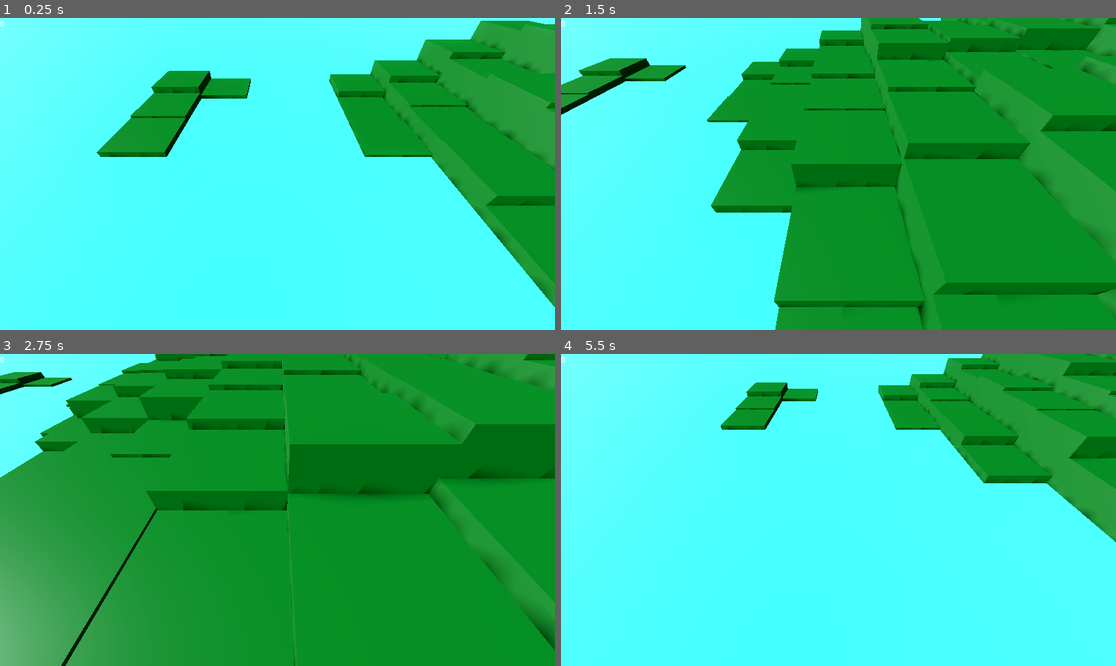
Above: before the commit, frames 1-4 (two rows, left to right).
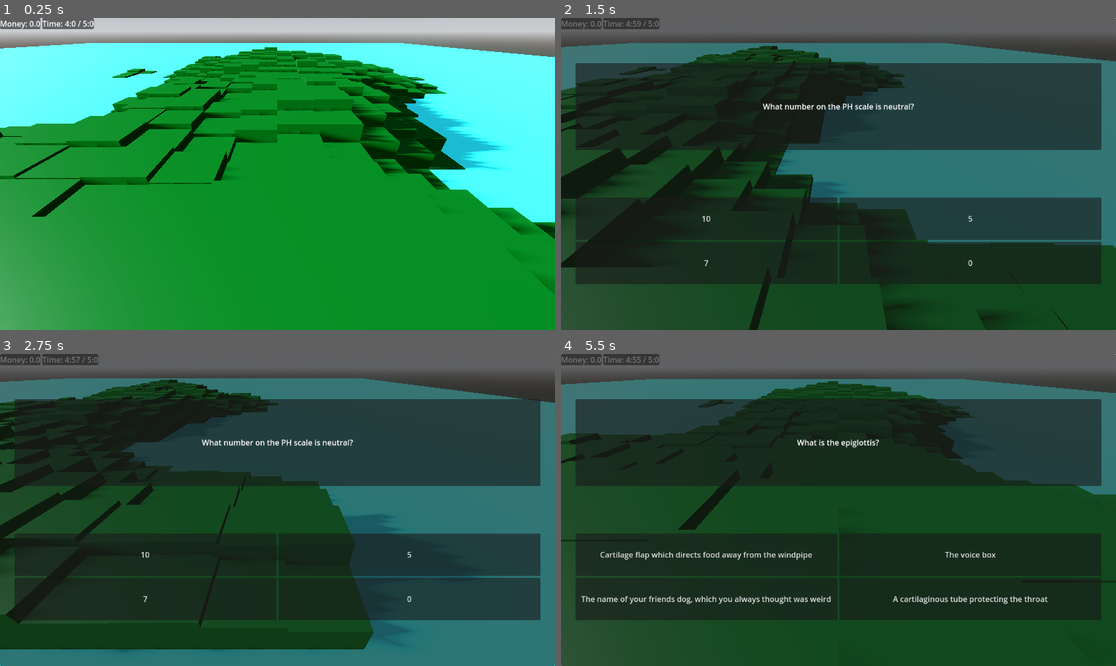
Above: after the commit, the same moments.

Repository: SnappyTheKing/Science-City-builder
Game: Godot game, scene res://Scenes/Game.tscn
Same seed, same stepped clock (60 frames per second), same inputs: the game is played once before the commit and once after it.
Inputs (mouse positions are in pixels of both pictures, inside the frame that each line leads up to):
- Up to frame 1 (0.25 s): no input
- Up to frame 2 (1.5 s): tap Enter at 0.5 s; move the mouse to (960, 158) at 0.52 s; hold D (right) 0.53-1.28 s; click (960, 158) at 0.67 s; move the mouse to (727, 189) at 1.27 s; hold S (backwards) from 1.28 s (still down)
- Up to frame 3 (2.75 s): move the mouse to (333, 441) at 2.02 s; release S (backwards) at 2.03 s; hold D (right) from 2.03 s (still down)
- Up to frame 4 (5.5 s): move the mouse to (810, 572) at 2.77 s; release D (right) at 2.78 s; hold W (forwards) 2.78-3.53 s; click (810, 572) at 2.92 s; move the mouse to (1005, 556) at 3.52 s; hold A (left) 3.53-5.03 s; move the mouse to (672, 463) at 4.27 s; move the mouse to (866, 510) at 5.02 s; hold S (backwards) from 5.03 s (still down); click (866, 510) at 5.17 s

The runs differ from the first frame. In frame 1, 87% of the frame differs, in the area x 0-100%, y 0-100%; in frame 2, 100%; in frame 3, 100%; in frame 4, 100%.

Commit message:
Mostly Camera

Diff:
--- a/science-game/Scenes/Game.tscn
+++ b/science-game/Scenes/Game.tscn
@@ -1,8 +1,8 @@
-[gd_scene load_steps=11 format=3 uid="uid://cooitn3q3xpqa"]
+[gd_scene load_steps=12 format=3 uid="uid://cooitn3q3xpqa"]
 
 [ext_resource type="Script" uid="uid://b7f0m2advcbck" path="res://Scripts/game.gd" id="1_iukft"]
 [ext_resource type="Script" uid="uid://diukjg6h42trn" path="res://Scripts/camera.gd" id="2_gl6un"]
-[ext_resource type="Script" uid="uid://ch6hog8ydb2oe" path="res://Scripts/label.gd" id="3_j5yw3"]
+[ext_resource type="PackedScene" uid="uid://1n2id8a6bg2j" path="res://Scenes/Hud.tscn" id="4_b2bpf"]
 [ext_resource type="PackedScene" uid="uid://cpy3mibpp5xm7" path="res://Scenes/tooltip.tscn" id="4_kldst"]
 
 [sub_resource type="ProceduralSkyMaterial" id="ProceduralSkyMaterial_gl6un"]
@@ -29,6 +29,8 @@
 map_depth = 100
 map_data = PackedFloat32Array(0, 0, 0, 0, 0, 0, 0, 0, 0, 0, 0, 0, 0, 0, 0, 0, 0, 0, 0, 0, 0, 0, 0, 0, 0, 0, 0, 0, 0, 0, …(29910 unchanged characters)…
 
+[sub_resource type="SphereShape3D" id="SphereShape3D_kldst"]
+
 [node name="Game" type="Node3D"]
 script = ExtResource("1_iukft")
 
@@ -42,20 +44,6 @@
 [node name="WorldEnvironment" type="WorldEnvironment" parent="."]
 environment = SubResource("Environment_kldst")
 
-[node name="Camera3D" type="Camera3D" parent="."]
-transform = Transform3D(1, 0, 0, 0, 0.889998, 0.4559644, 0, -0.4559644, 0.88999796, 4.3543544, 3.9881, 9.71183)
-script = ExtResource("2_gl6un")
-move_speed = 10.0
-height_speed = 3.0
-
-[node name="Label" type="Label" parent="."]
-anchors_preset = -1
-anchor_right = 0.19100001
-anchor_bottom = 0.09900001
-offset_right = -0.03201294
-offset_bottom = -0.15200806
-script = ExtResource("3_j5yw3")
-
 [node name="Water" type="StaticBody3D" parent="."]
 
 [node name="MeshInstance3D" type="MeshInstance3D" parent="Water"]
@@ -66,5 +54,19 @@
 [node name="CollisionShape3D" type="CollisionShape3D" parent="Water"]
 shape = SubResource("HeightMapShape3D_kldst")
 
+[node name="Camera" type="RigidBody3D" parent="."]
+transform = Transform3D(1, 0, 0, 0, 0.889998, 0.4559644, 0, -0.4559644, 0.889998, 4.3543544, 3.9881, 9.71183)
+mass = 0.001
+gravity_scale = 0.0
+script = ExtResource("2_gl6un")
+move_speed = 15.0
+
+[node name="Camera3D" type="Camera3D" parent="Camera"]
+
+[node name="CollisionShape3D" type="CollisionShape3D" parent="Camera"]
+shape = SubResource("SphereShape3D_kldst")
+
 [node name="Tooltip" parent="." instance=ExtResource("4_kldst")]
 visible = false
+
+[node name="HUD" parent="." instance=ExtResource("4_b2bpf")]
--- /dev/null
+++ b/science-game/Scenes/Hud.tscn
@@ -0,0 +1,35 @@
+[gd_scene load_steps=2 format=3 uid="uid://1n2id8a6bg2j"]
+
+[ext_resource type="Script" uid="uid://ch6hog8ydb2oe" path="res://Scripts/hud.gd" id="1_chfh5"]
+
+[node name="HUD" type="Control"]
+layout_mode = 3
+anchors_preset = 10
+anchor_right = 1.0
+grow_horizontal = 2
+script = ExtResource("1_chfh5")
+
+[node name="HBoxContainer" type="HBoxContainer" parent="."]
+layout_mode = 1
+offset_right = 117.0
+offset_bottom = 23.0
+
+[node name="PanelContainer" type="PanelContainer" parent="HBoxContainer"]
+layout_mode = 2
+size_flags_horizontal = 2
+size_flags_vertical = 0
+
+[node name="Money" type="Label" parent="HBoxContainer/PanelContainer"]
+unique_name_in_owner = true
+layout_mode = 2
+text = "Money"
+
+[node name="PanelContainer2" type="PanelContainer" parent="HBoxContainer"]
+layout_mode = 2
+size_flags_horizontal = 10
+
+[node name="Time" type="Label" parent="HBoxContainer/PanelContainer2"]
+unique_name_in_owner = true
+layout_mode = 2
+size_flags_horizontal = 4
+text = "Forever"
--- a/science-game/Scenes/Tile.tscn
+++ b/science-game/Scenes/Tile.tscn
@@ -1,7 +1,10 @@
-[gd_scene load_steps=6 format=3 uid="uid://pkyo6bj8p7qp"]
+[gd_scene load_steps=7 format=3 uid="uid://pkyo6bj8p7qp"]
 
 [ext_resource type="Script" uid="uid://cqcnaoyiiub4c" path="res://Scripts/tile.gd" id="1_t0yj4"]
 [ext_resource type="Shader" uid="uid://udojano5fij7" path="res://Scripts/tileshader.gdshader" id="2_iof5j"]
+
+[sub_resource type="PhysicsMaterial" id="PhysicsMaterial_iof5j"]
+friction = 0.0
 
 [sub_resource type="ShaderMaterial" id="ShaderMaterial_iof5j"]
 render_priority = 0
@@ -20,6 +23,7 @@
 
 [node name="Ground" type="StaticBody3D" parent="."]
 transform = Transform3D(2, 0, 0, 0, 2, 0, 0, 0, 2, 0, -1, 0)
+physics_material_override = SubResource("PhysicsMaterial_iof5j")
 
 [node name="MeshInstance3D" type="MeshInstance3D" parent="Ground"]
 mesh = SubResource("BoxMesh_r4md0")
--- a/science-game/Scripts/building.gd
+++ b/science-game/Scripts/building.gd
@@ -49,7 +49,7 @@
 	costMult = 1
 
 	if building is Factory:
-		Global.time += building.extra_time
+		Global.bonus_time += building.extra_time
 
 	for b in Global.get_tiles(Vector2(get_parent().get_parent().position.x, get_parent().get_parent().position.z)):
 		if b.building is Store:
--- a/science-game/Scripts/camera.gd
+++ b/science-game/Scripts/camera.gd
@@ -1,4 +1,4 @@
-extends Camera3D
+extends RigidBody3D
 
 # TODO Revamp so that the camera can be turned
 
@@ -9,7 +9,8 @@
 var velocity : Vector3 = Vector3.ZERO
 
 func _ready():
-	rotation_degrees = Vector3(-45, 0, 0)  # 45 degrees downwards
+	position = Vector3(25,6,40)
+	rotation_degrees = Vector3(-35, 0, 0)  # 45 degrees downwards
 
 func _process(delta):
 
@@ -20,13 +21,22 @@
 	velocity = Vector3.ZERO
 
 	if Input.is_action_pressed('forwards'):   # W key
-		velocity.z -= 1
+		velocity.x -= sin(rotation.y)
+		velocity.z -= cos(rotation.y)
 	if Input.is_action_pressed('backwards'):  # S key
-		velocity.z += 1
+		velocity.x += sin(rotation.y)
+		velocity.z += cos(rotation.y)
 	if Input.is_action_pressed('left'):  # A key
-		velocity.x -= 1
+		velocity.x += sin(rotation.y - PI/2)
+		velocity.z += cos(rotation.y - PI/2)
 	if Input.is_action_pressed('right'): # D key
-		velocity.x += 1
+		velocity.x += sin(rotation.y + PI/2)
+		velocity.z += cos(rotation.y + PI/2)
+
+	if Input.is_action_pressed('rotate_right'):  # E key
+		rotation.y -= PI/100
+	if Input.is_action_pressed('rotate_left'):  # Q key
+		rotation.y += PI/100
 
 	# Adjust height using E and Q
 	if Input.is_action_pressed('up'):  # E key
@@ -36,8 +46,11 @@
 
 	# Normalize velocity to prevent diagonal speed boost
 	velocity = velocity.normalized()
+	velocity *= move_speed
 
 	# Apply movement
-	global_transform.origin += velocity * move_speed * delta
-	global_transform.origin.y = clamp(global_transform.origin.y, 0.3, 10)  # Don't allow going below ground
+	move_and_collide(velocity * delta)
+
+	#global_transform.origin += velocity * move_speed * delta
+	#global_transform.origin.y = clamp(global_transform.origin.y, 0.3, 10)  # Don't allow going below ground
 	#rotation_degrees += Vector3(0,)
--- a/science-game/Scripts/global.gd
+++ b/science-game/Scripts/global.gd
@@ -1,7 +1,10 @@
 extends Node
 
 var money = 0
+
 var time = 300
+var bonus_time = 0
+
 var map: Array[Tile]
 
 var question_scene = preload("res://Scenes/question_screen.tscn")
@@ -16,7 +19,7 @@
 	return list
 
 func count_all_stats():
-	time = 300
+	bonus_time = 0
 	for t in map:
 		if t.find_child("Structure").get_child_count():
 			t.find_child("Structure").get_child(0).count_stats()
--- /dev/null
+++ b/science-game/Scripts/hud.gd
@@ -0,0 +1,12 @@
+extends Control
+
+@onready var money_disp: Label = get_node("%Money")
+@onready var time_disp: Label = get_node("%Time")
+
+var expended_time: float = 0
+
+func _process(delta):
+	expended_time += delta
+
+	money_disp.text =  "Money: " + str(roundf(Global.money * 10) /10)
+	time_disp.text =  "Time: " + str(floori((Global.time + Global.bonus_time - expended_time)/60)) + ":" + str(roundi(Global.time + Global.bonus_time - expended_time) % 60) + " / " + str(floori((Global.time + Global.bonus_time)/60)) + ":" + str(roundi(Global.time + Global.bonus_time) % 60)
--- a/science-game/Scripts/label.gd
+++ /dev/null
@@ -1,4 +0,0 @@
-extends Label
-
-func _process(_delta):
-	text =  str(Global.money)
--- a/science-game/project.godot
+++ b/science-game/project.godot
@@ -32,30 +32,44 @@
 forwards={
 "deadzone": 0.2,
 "events": [Object(InputEventKey,"resource_local_to_scene":false,"resource_name":"","device":-1,"window_id":0,"alt_press …(192 unchanged characters)…
+, Object(InputEventKey,"resource_local_to_scene":false,"resource_name":"","device":-1,"window_id":0,"alt_pressed":false,"shift_pressed":false,"ctrl_pressed":false,"meta_pressed":false,"pressed":false,"keycode":0,"physical_keycode":4194320,"key_label":0,"unicode":0,"location":0,"echo":false,"script":null)
 ]
 }
 backwards={
 "deadzone": 0.2,
 "events": [Object(InputEventKey,"resource_local_to_scene":false,"resource_name":"","device":-1,"window_id":0,"alt_press …(192 unchanged characters)…
+, Object(InputEventKey,"resource_local_to_scene":false,"resource_name":"","device":-1,"window_id":0,"alt_pressed":false,"shift_pressed":false,"ctrl_pressed":false,"meta_pressed":false,"pressed":false,"keycode":0,"physical_keycode":4194322,"key_label":0,"unicode":0,"location":0,"echo":false,"script":null)
 ]
 }
 left={
 "deadzone": 0.2,
 "events": [Object(InputEventKey,"resource_local_to_scene":false,"resource_name":"","device":-1,"window_id":0,"alt_press …(191 unchanged characters)…
+, Object(InputEventKey,"resource_local_to_scene":false,"resource_name":"","device":-1,"window_id":0,"alt_pressed":false,"shift_pressed":false,"ctrl_pressed":false,"meta_pressed":false,"pressed":false,"keycode":0,"physical_keycode":4194319,"key_label":0,"unicode":0,"location":0,"echo":false,"script":null)
 ]
 }
 right={
 "deadzone": 0.2,
 "events": [Object(InputEventKey,"resource_local_to_scene":false,"resource_name":"","device":-1,"window_id":0,"alt_press …(192 unchanged characters)…
+, Object(InputEventKey,"resource_local_to_scene":false,"resource_name":"","device":-1,"window_id":0,"alt_pressed":false,"shift_pressed":false,"ctrl_pressed":false,"meta_pressed":false,"pressed":false,"keycode":0,"physical_keycode":4194321,"key_label":0,"unicode":0,"location":0,"echo":false,"script":null)
 ]
 }
 up={
 "deadzone": 0.2,
-"events": [Object(InputEventKey,"resource_local_to_scene":fa …(140 unchanged characters)… d":false,"keycode":0,"physical_keycode":69,"key_label":0,"unicode":101,"location":0,"echo":false,"script":null)
+"events": [Object(InputEventKey,"resource_local_to_scene":fa …(140 unchanged characters)… d":false,"keycode":0,"physical_keycode":32,"key_label":0,"unicode":32,"location":0,"echo":false,"script":null)
 ]
 }
 down={
 "deadzone": 0.2,
+"events": [Object(InputEventKey,"resource_local_to_scene":false,"resource_name":"","device":-1,"window_id":0,"alt_pressed":false,"shift_pressed":false,"ctrl_pressed":false,"meta_pressed":false,"pressed":false,"keycode":0,"physical_keycode":4194325,"key_label":0,"unicode":0,"location":0,"echo":false,"script":null)
+]
+}
+rotate_left={
+"deadzone": 0.2,
 "events": [Object(InputEventKey,"resource_local_to_scene":false,"resource_name":"","device":-1,"window_id":0,"alt_press …(192 unchanged characters)…
 ]
 }
+rotate_right={
+"deadzone": 0.2,
+"events": [Object(InputEventKey,"resource_local_to_scene":false,"resource_name":"","device":-1,"window_id":0,"alt_pressed":false,"shift_pressed":false,"ctrl_pressed":false,"meta_pressed":false,"pressed":false,"keycode":0,"physical_keycode":69,"key_label":0,"unicode":101,"location":0,"echo":false,"script":null)
+]
+}
Renamed: science-game/Scripts/label.gd.uid -> science-game/Scripts/hud.gd.uid
